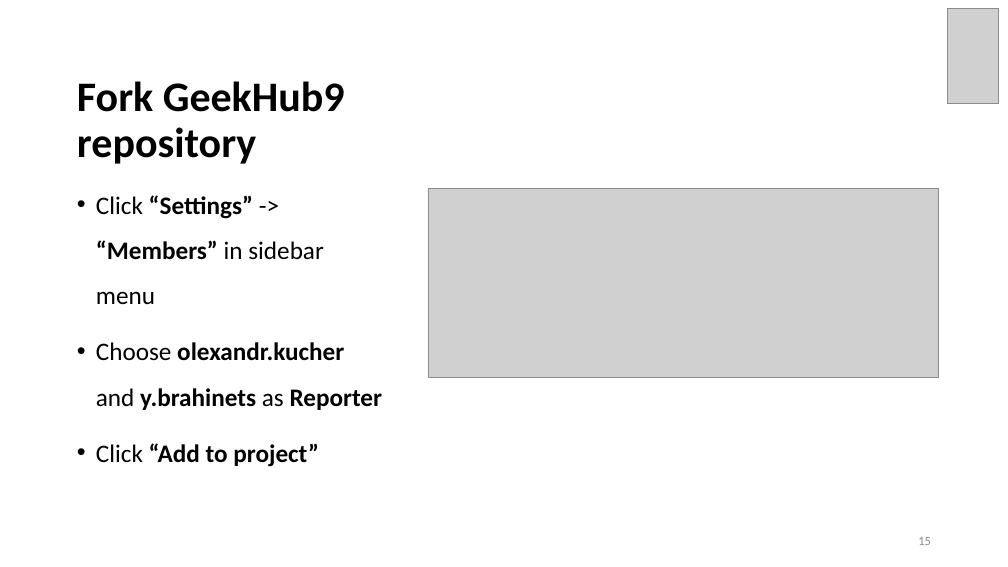
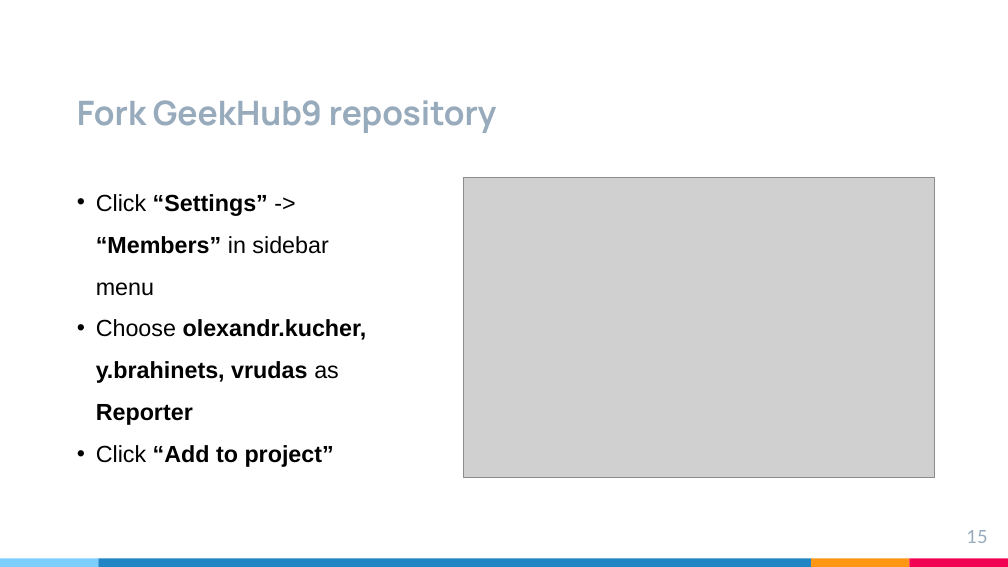
Before and after one commit to brahinets/GeekHub-J4W-9, a slide deck: slide 15 of Lectures/Lesson 01 - Gitlab + Intellij IDEA.pptx. Drawn at 1008x567 pixels with LibreOffice and Linux fonts; fonts in the diff are those of the drawing; grey boxes stand for pictures. Boxes give left, top, right and bottom in pixels: in the first picture for what was removed or moved away, otherwise in the second. Text is boxed around its words. In the diff, an @@ line names an element or a change of style, - is before the commit and + after.

Commit message:
updated presentation styles

```diff
--- a/Lectures/Lesson 01 - Gitlab + Intellij IDEA.pptx
+++ b/Lectures/Lesson 01 - Gitlab + Intellij IDEA.pptx
@@ picture removed at [948, 8, 999, 104] @@
@@ title "Fork GeekHub9 repository": place and size @@
-title "Fork GeekHub9 repository" at [77, 81, 345, 164]
+title "Fork GeekHub9 repository" at [77, 100, 497, 133]
@@ title "Fork GeekHub9 repository" at [77, 100, 497, 133]: size 40 to 32 pt, font Calibri to Manrope, text colour #000000 to #97ABBC; line spacing 0.9 to 1 @@
@@ picture: place and size @@
-picture at [429, 189, 939, 378]
+picture at [464, 178, 935, 478]
@@ text at [96, 194, 334, 467]: size 24 to 22.2 pt, font Calibri to Arial in "Click “Settings” -> “Members” in sidebar menu", "Click “Add to project”"; less space between paragraphs @@
@@ text at [96, 319, 367, 425]: text changed; size 24 to 22.2 pt; font Calibri to Arial @@
-• Choose olexandr.kucher and y.brahinets as Reporter
+• Choose olexandr.kucher, y.brahinets, vrudas as Reporter
@@ page number: place and size @@
-page number at [918, 537, 931, 545]
+page number at [967, 530, 988, 543]
@@ page number at [967, 530, 988, 543]: size 12 to 17.3 pt, font Calibri to Lato, text colour #8C8C8C to #97ABBC; vertical alignment middle to top @@
@@ rectangle added at [0, 559, 98, 567], fill #7ECEFD @@
@@ rectangle added at [98, 559, 811, 567], fill #2185C5 @@
@@ rectangle added at [811, 559, 910, 567], fill #FF9715 @@
@@ rectangle added at [910, 559, 1008, 567], fill #F20253 @@
```
Also in this commit, not shown: 23 other slides changed, 1 slide added, 1 slide removed.
